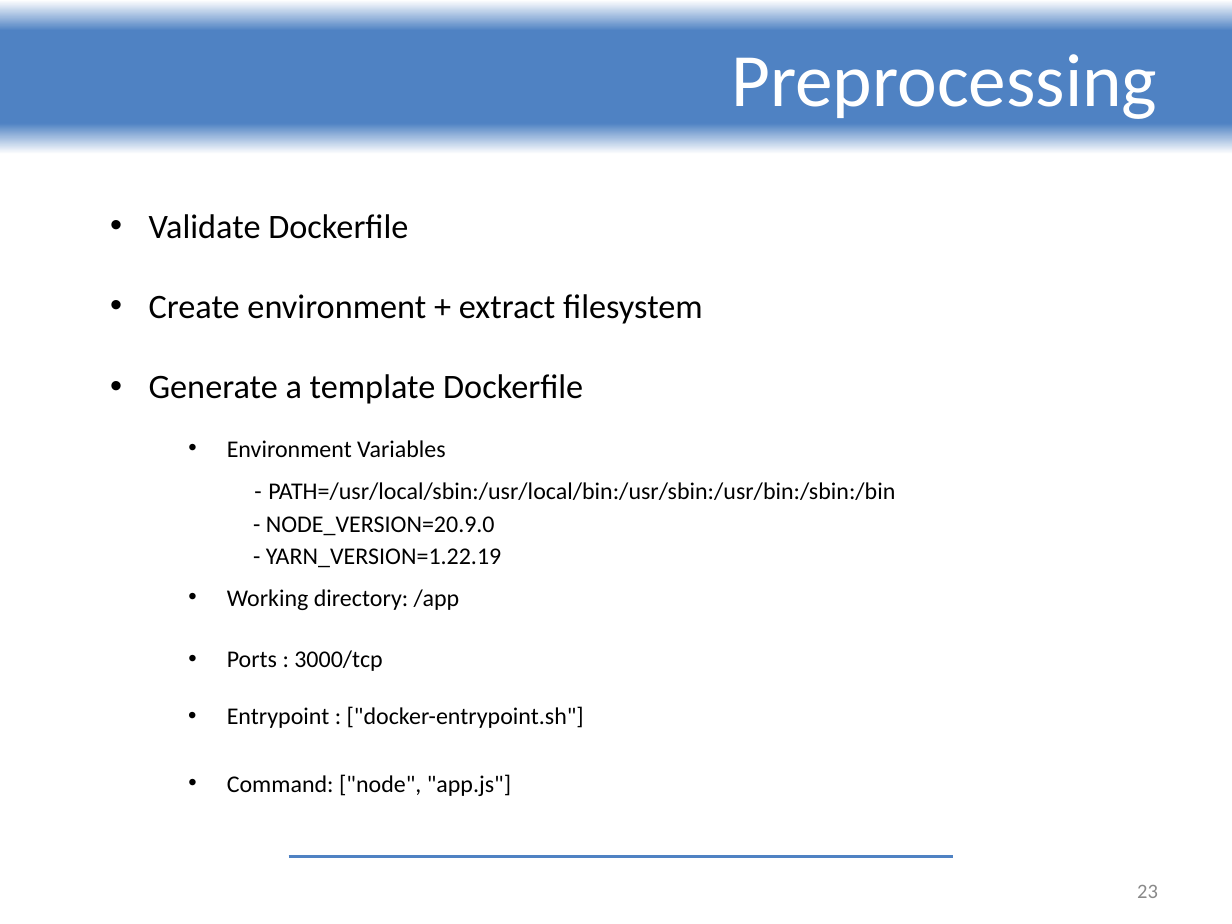
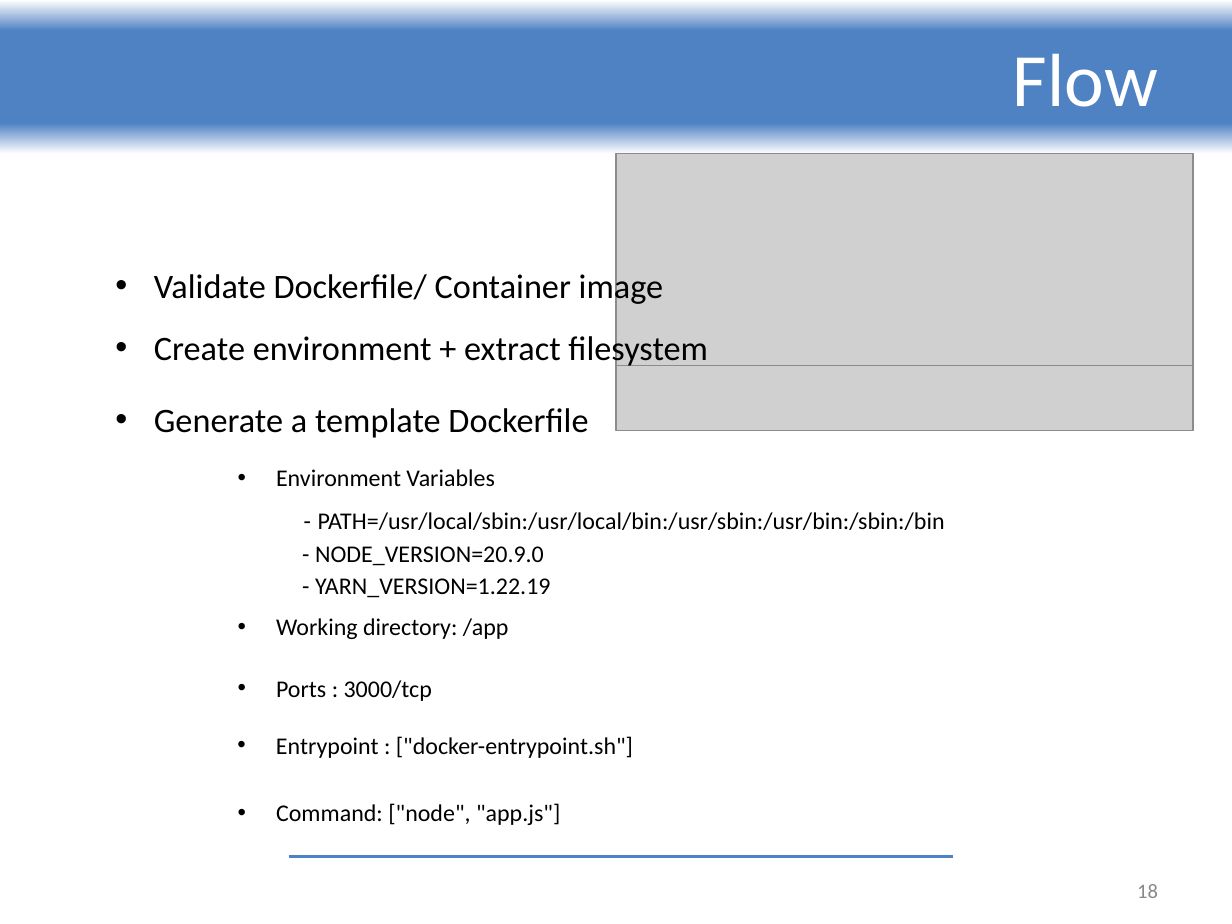
Before and after one commit to ReGeLePuMa/diploma, a slide deck: slide 18 of thesis/Diploma 2024-2025 - PETREA Andrei.pptx (slide 23 before the commit). Drawn at 1232x924 pixels with LibreOffice and Linux fonts; fonts in the diff are those of the drawing; grey boxes stand for pictures; background and template pictures are left out. Boxes give left, top, right and bottom in pixels: in the first picture for what was removed or moved away, otherwise in the second. Text is boxed around its words. In the diff, an @@ line names an element or a change of style, - is before the commit and + after.

```diff
--- a/thesis/Diploma 2024-2025 - PETREA Andrei.pptx
+++ b/thesis/Diploma 2024-2025 - PETREA Andrei.pptx
@@ title at (1013, 53, 1158, 107): text changed @@
-Preprocessing
+Flow
@@ picture added at (616, 154, 1193, 366) @@
@@ text at (154, 270, 663, 307): text changed @@
-• Validate Dockerfile
+• Validate Dockerfile/ Container image
@@ text "Create environment + extract filesystem" rewrapped from (149, 294, 703, 324) to (154, 331, 708, 368) @@
@@ picture added at (616, 366, 1193, 431) @@
@@ text "Generate a template Dockerfile": place and size @@
-text "Generate a template Dockerfile" at (149, 374, 583, 404)
+text "Generate a template Dockerfile" at (154, 408, 588, 438)
@@ 8 texts: place and size @@
-8 texts at (227, 440, 895, 796)
+8 texts at (276, 469, 945, 825)
@@ text at (1137, 884, 1158, 898): text changed @@
-23
+18
```
Also in this commit, not shown: 4 other slides changed, 5 slides removed.
